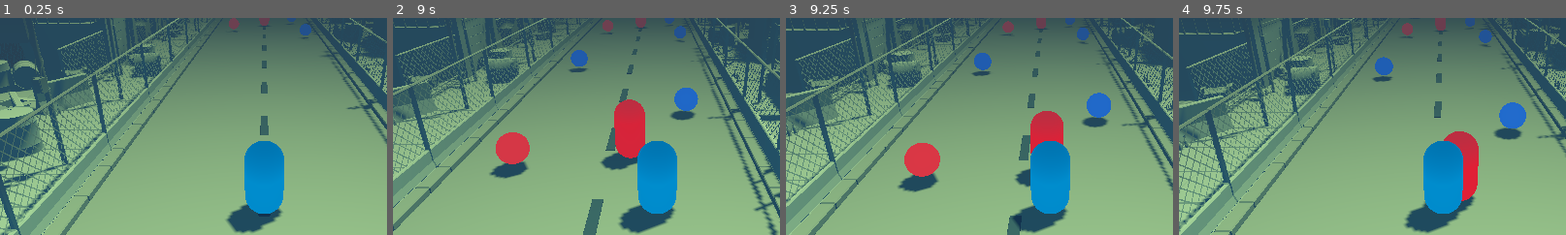
Above: before the commit, frames 1-4 (left to right).
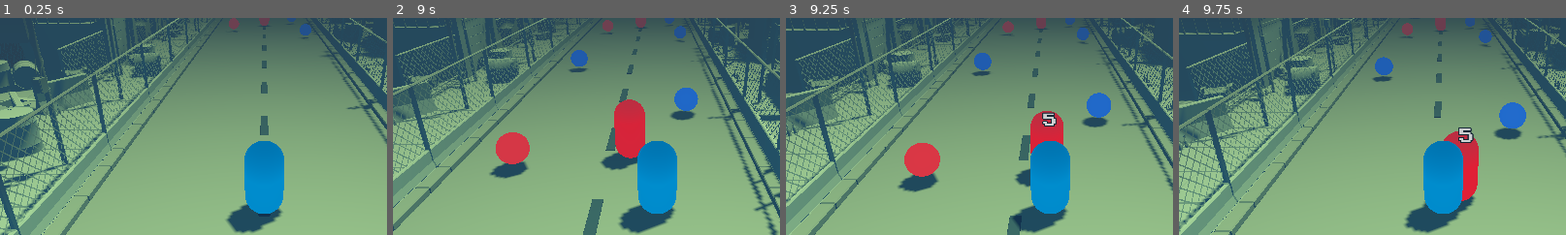
Above: after the commit, the same moments.

Repository: 100-Devs-1-Game/EscapeForHelp
Game: Godot game, scene res://root.tscn
Two runs of this game, one before a commit and one after it. Both use one fixed random seed, a clock stepped at 60 frames per second and the inputs below. Sound files missing from this copy of the repository are replaced by a short silence.
Inputs (mouse positions are % of the whole screen's width and height, from its top left):
- Up to frame 1 (0.25 s): no input
- Up to frame 2 (9 s): move the mouse to (72, 45) at 0.52 s; press the mouse at (72, 45) at 0.53 s; hold D (move_right) 0.53-1.28 s; move the mouse to (30, 55) at 1.27 s; release the mouse at (30, 55) at 1.28 s; hold A (move_left) 1.28-2.03 s; click (30, 55) at 1.35 s; move the mouse to (60, 28) at 2.02 s; press the mouse at (60, 28) at 2.03 s; hold D (move_right) 2.03-3.53 s; move the mouse to (45, 70) at 2.77 s; release the mouse at (45, 70) at 2.78 s; click (45, 70) at 2.85 s; move the mouse to (80, 65) at 3.52 s; press the mouse at (80, 65) at 3.53 s; hold A (move_left) 3.53-5.78 s; move the mouse to (20, 35) at 4.27 s; release the mouse at (20, 35) at 4.28 s; click (20, 35) at 4.35 s; move the mouse to (55, 50) at 5.02 s; press the mouse at (55, 50) at 5.03 s; move the mouse to (35, 25) at 5.77 s; release the mouse at (35, 25) at 5.78 s; hold D (move_right) 5.78-8.03 s; click (35, 25) at 5.85 s; move the mouse to (72, 45) at 6.52 s; press the mouse at (72, 45) at 6.53 s; move the mouse to (30, 55) at 7.27 s; release the mouse at (30, 55) at 7.28 s; click (30, 55) at 7.35 s; move the mouse to (60, 28) at 8.02 s; press the mouse at (60, 28) at 8.03 s; hold A (move_left) from 8.03 s (still down); move the mouse to (45, 70) at 8.77 s; release the mouse at (45, 70) at 8.78 s; click (45, 70) at 8.85 s
- Up to frame 3 (9.25 s): keep holding A (move_left)
- Up to frame 4 (9.75 s): move the mouse to (80, 65) at 9.52 s; release A (move_left) at 9.53 s; press the mouse at (80, 65) at 9.53 s; hold D (move_right) from 9.53 s (still down)
The pictures show only the part of the screen within x 16-66%, y 22-72%; the shares and areas given below are measured in that part.

Frames 1-2 are identical in both runs. In frame 3, 0.2% of the frame differs, in the area x 66-70%, y 43-50%; in frame 4, 0.2%, in the area x 72-77%, y 50-58%.

Commit message:
feat: make life timer with destroy node after timeout, make simple floating label3d and spawn it for damage

Diff:
--- /dev/null
+++ b/src/common/floating_label/floating_label.tscn
@@ -0,0 +1,20 @@
+[gd_scene load_steps=3 format=3 uid="uid://3ep84ern8st5"]
+
+[ext_resource type="FontFile" uid="uid://cmswx3yibwaqp" path="res://assets/external/press-start-2p-font/PressStart2P-Regular.ttf" id="1_ujcop"]
+[ext_resource type="Script" uid="uid://bxund5dwx6tn1" path="res://common/life_timer.gd" id="2_dmsws"]
+
+[node name="Floating Label" type="Label3D"]
+billboard = 1
+double_sided = false
+no_depth_test = true
+text = "10"
+font = ExtResource("1_ujcop")
+font_size = 82
+outline_size = 24
+
+[node name="LifeTimer" type="Timer" parent="." node_paths=PackedStringArray("target_for_destroy")]
+one_shot = true
+autostart = true
+script = ExtResource("2_dmsws")
+target_for_destroy = NodePath("..")
+metadata/_custom_type_script = "uid://bxund5dwx6tn1"
--- /dev/null
+++ b/src/common/floating_label/floating_number_spawner.gd
@@ -0,0 +1,21 @@
+class_name FloatingNumbersSpawner
+extends Node
+
+const FLOATING_LABEL_SCENE := preload("uid://3ep84ern8st5")
+
+@export var center: Node3D
+@export var radius: float
+
+func spawn_attack_info(data: AttackData) -> void:
+	var random_point := random_vector3()
+	var random_position := center.global_position + random_point * radius
+	var instance: Label3D = FLOATING_LABEL_SCENE.instantiate() as Label3D
+	get_tree().root.add_child(instance)
+	instance.global_position = random_position
+	instance.text = str(int(data.damage))
+
+static func random_vector3() -> Vector3:
+	var theta := randf() * TAU
+	var phi := acos(2.0 * randf() - 1.0)
+	var sin_phi := sin(phi)
+	return Vector3(cos(theta) * sin_phi, sin(theta) * sin_phi, cos(phi))
--- /dev/null
+++ b/src/common/life_timer.gd
@@ -0,0 +1,10 @@
+class_name LifeTimer
+extends Timer
+
+@export var target_for_destroy: Node
+
+func _ready() -> void:
+	timeout.connect(_on_timeout)
+
+func _on_timeout() -> void:
+	target_for_destroy.queue_free()
--- a/src/enemies/zombie/zombie.gd
+++ b/src/enemies/zombie/zombie.gd
@@ -1,10 +1,12 @@
 class_name Zombie
 extends CharacterBody3D
 
-@export var health: int = 10
+@export var health: float = 10
+
+@onready var floating_numbers_spawner: FloatingNumbersSpawner = %FloatingNumbersSpawner
 
 func take_damage(attack: AttackData) -> void:
 	health -= attack.damage
-
+	floating_numbers_spawner.spawn_attack_info(attack)
 	if health <= 0:
 		queue_free()
--- a/src/enemies/zombie/zombie.tscn
+++ b/src/enemies/zombie/zombie.tscn
@@ -1,9 +1,10 @@
-[gd_scene load_steps=9 format=3 uid="uid://c5xrq3lh66wmo"]
+[gd_scene load_steps=10 format=3 uid="uid://c5xrq3lh66wmo"]
 
 [ext_resource type="Script" uid="uid://cgb21boywrwlj" path="res://enemies/zombie/zombie.gd" id="1_usb1q"]
 [ext_resource type="Script" uid="uid://cewylhkdhrfgb" path="res://common/states/state_machine.gd" id="2_bwstf"]
 [ext_resource type="Script" uid="uid://tow66amum1kd" path="res://enemies/ai/states/idle_enemy_state.gd" id="3_20vm6"]
 [ext_resource type="Script" uid="uid://rt8wpno2nxrv" path="res://enemies/ai/states/chase_enemy_state.gd" id="4_y7vlx"]
+[ext_resource type="Script" uid="uid://cvc1s77r88rsr" path="res://common/floating_label/floating_number_spawner.gd" id="5_20vm6"]
 
 [sub_resource type="CapsuleMesh" id="CapsuleMesh_swqmq"]
 
@@ -43,6 +44,9 @@
 shape = SubResource("SphereShape3D_usb1q")
 debug_color = Color(0.97467774, 0, 0.42848563, 0.41960785)
 
+[node name="Floating Number Spawn Position" type="Marker3D" parent="."]
+transform = Transform3D(1, 0, 0, 0, 1, 0, 0, 0, 1, 0, 1.4430172, 0)
+
 [node name="StateMachine" type="Node" parent="." node_paths=PackedStringArray("initial_state")]
 script = ExtResource("2_bwstf")
 initial_state = NodePath("IdleEnemyState")
@@ -60,3 +64,10 @@
 body = NodePath("../..")
 agent = NodePath("../../NavigationAgent3D")
 metadata/_custom_type_script = "uid://rt8wpno2nxrv"
+
+[node name="FloatingNumbersSpawner" type="Node" parent="." node_paths=PackedStringArray("center")]
+unique_name_in_owner = true
+script = ExtResource("5_20vm6")
+center = NodePath("../Floating Number Spawn Position")
+radius = 0.3
+metadata/_custom_type_script = "uid://cvc1s77r88rsr"
--- a/src/hero/bullets/player_bullet.tscn
+++ b/src/hero/bullets/player_bullet.tscn
@@ -1,6 +1,7 @@
-[gd_scene load_steps=5 format=3 uid="uid://c6td74vi0i13n"]
+[gd_scene load_steps=6 format=3 uid="uid://c6td74vi0i13n"]
 
 [ext_resource type="Script" uid="uid://dcp4vvrxknj23" path="res://hero/bullets/player_bullet.gd" id="1_tjtg2"]
+[ext_resource type="Script" uid="uid://bxund5dwx6tn1" path="res://common/life_timer.gd" id="2_qv8fg"]
 
 [sub_resource type="SphereMesh" id="SphereMesh_rlbk2"]
 radius = 0.2
@@ -25,4 +26,12 @@
 [node name="CollisionShape3D" type="CollisionShape3D" parent="."]
 shape = SubResource("SphereShape3D_rlbk2")
 
+[node name="LifeTimer" type="Timer" parent="." node_paths=PackedStringArray("target_for_destroy")]
+wait_time = 3.0
+one_shot = true
+autostart = true
+script = ExtResource("2_qv8fg")
+target_for_destroy = NodePath("..")
+metadata/_custom_type_script = "uid://bxund5dwx6tn1"
+
 [connection signal="body_entered" from="." to="." method="_on_body_entered"]
Not shown, added: src/common/floating_label/floating_number_spawner.gd.uid
Not shown, added: src/common/life_timer.gd.uid
